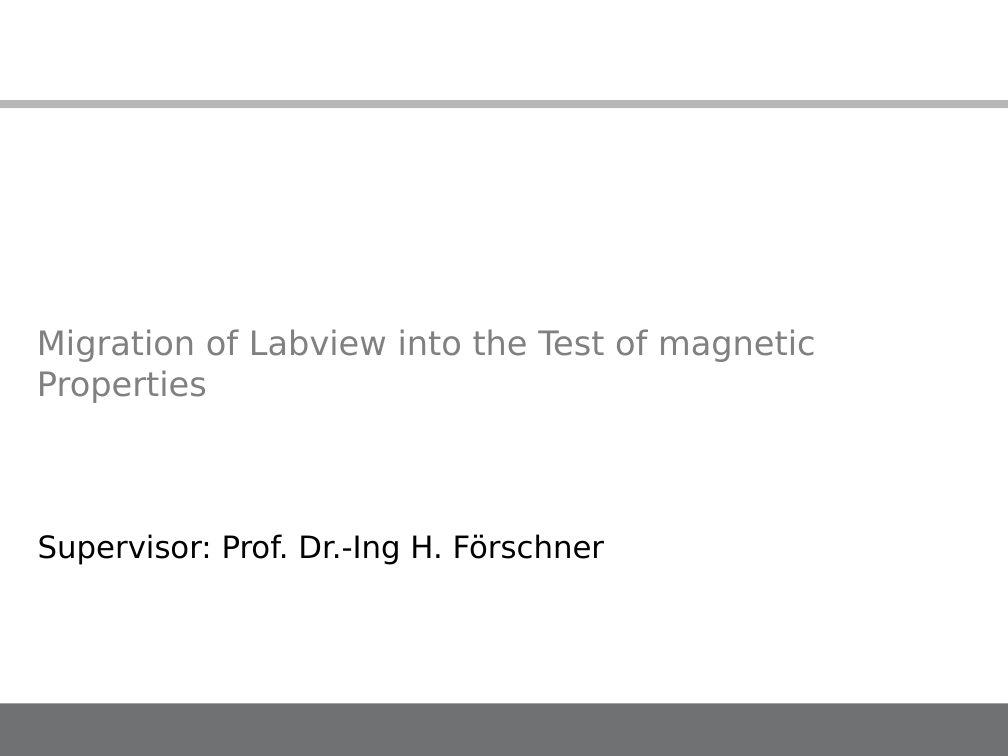
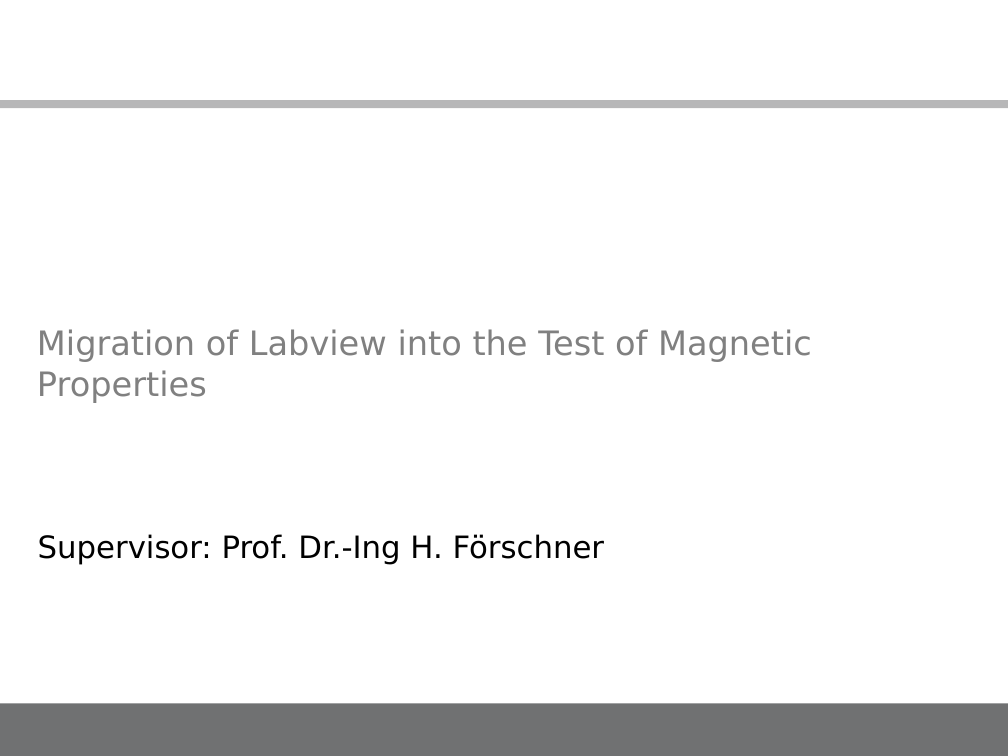
Before and after one commit to illogicdev/magneto, a slide deck: slide 1 of doku/50_Midtermpresentation/Midterm presentation_1.ppt. Drawn at 1008x756 pixels with LibreOffice and Linux fonts; fonts in the diff are those of the drawing; background and template pictures are left out. Boxes give left, top, right and bottom in pixels: in the first picture for what was removed or moved away, otherwise in the second. Text is boxed around its words. In the diff, an @@ line names an element or a change of style, - is before the commit and + after.

```diff
--- a/doku/50_Midtermpresentation/Midterm presentation_1.ppt
+++ b/doku/50_Midtermpresentation/Midterm presentation_1.ppt
@@ title at [37, 329, 812, 403]: text changed @@
-Migration of Labview into the Test of magnetic Properties
+Migration of Labview into the Test of Magnetic Properties
```
Also in this commit, not shown: 1 other slide changed.
